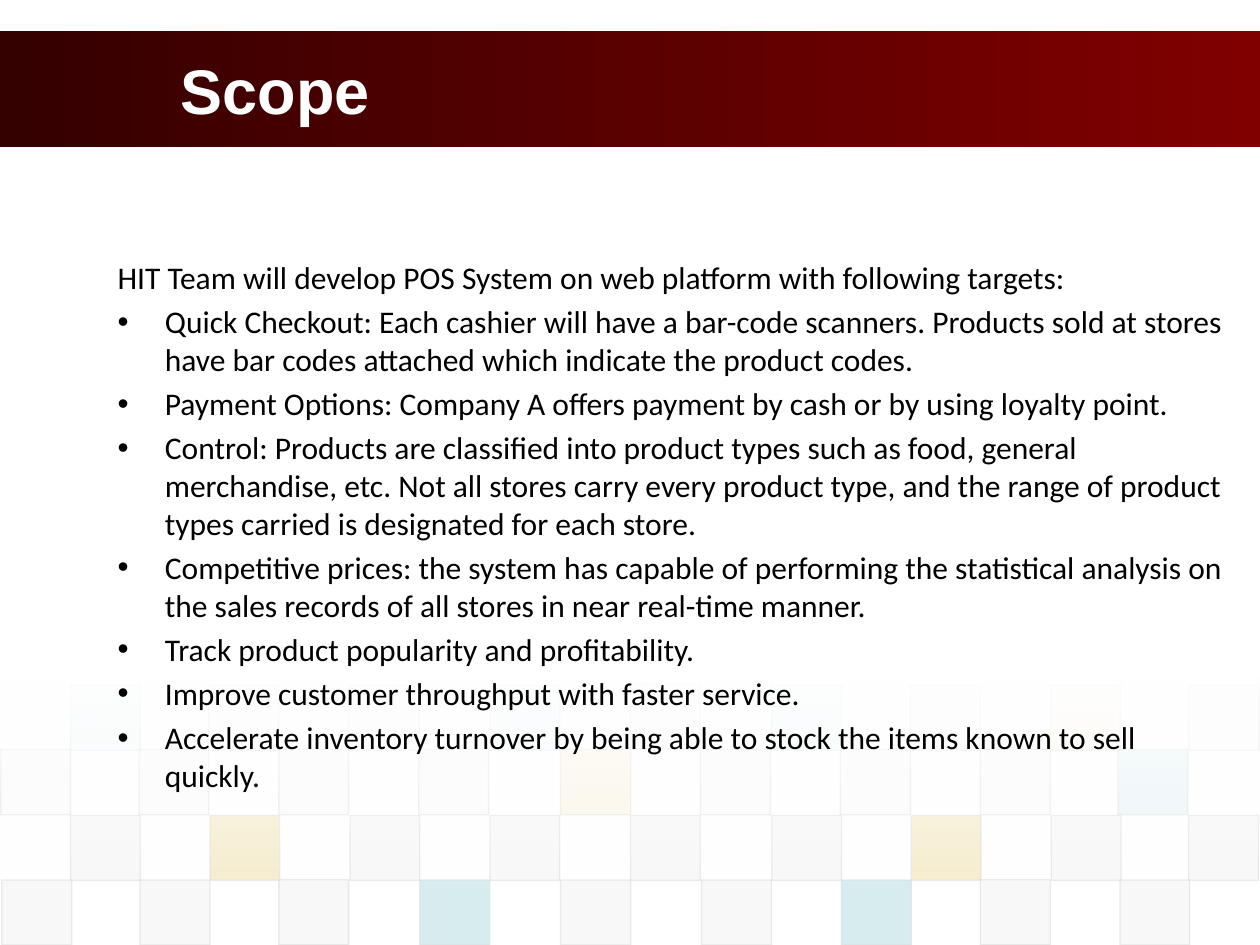
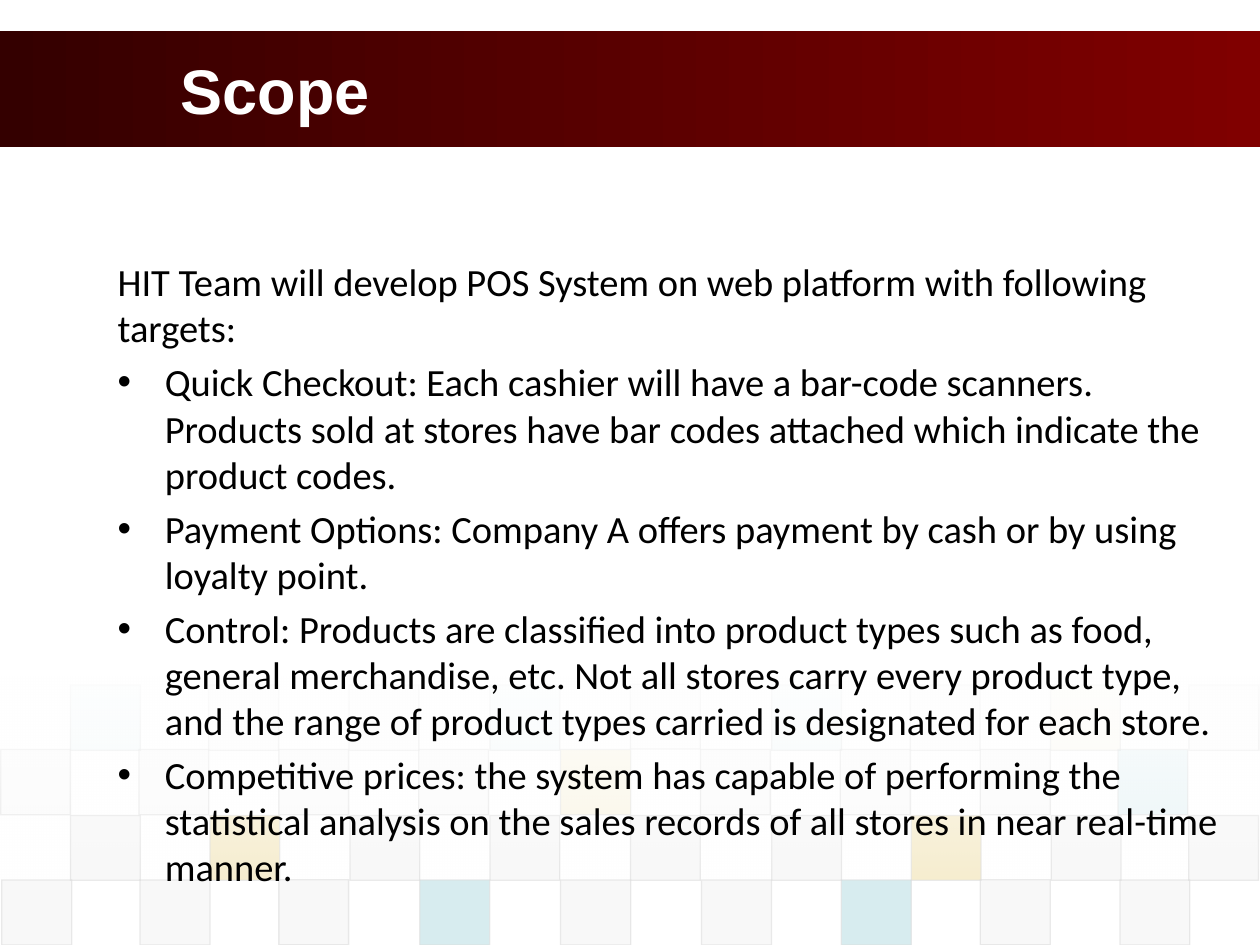
Before and after one commit to vucongthuc/hit-team-2012, a slide deck: slide 4 of Architect and Design/Final Project/K15T2_Team2_FinalProject/POS_Presentation/POS_PresentationSlide.pptx. Drawn at 1260x945 pixels with LibreOffice and Linux fonts; fonts in the diff are those of the drawing; background and template pictures are left out. Boxes give left, top, right and bottom in pixels: in the first picture for what was removed or moved away, otherwise in the second. Text is boxed around its words. In the diff, an @@ line names an element or a change of style, - is before the commit and + after.

```diff
--- a/Architect and Design/Final Project/K15T2_Team2_FinalProject/POS_Presentation/POS_PresentationSlide.pptx
+++ b/Architect and Design/Final Project/K15T2_Team2_FinalProject/POS_Presentation/POS_PresentationSlide.pptx
@@ text "HIT Team will develop POS ..." at [118, 269, 1217, 882]: size 18 to 22 pt @@
@@ text at [165, 639, 1135, 792]: paragraphs removed @@
-• Track product popularity and profitability.
-• Improve customer throughput with faster service.
-• Accelerate inventory turnover by being able to stock the items known to sell quickly.
```
Also in this commit, not shown: 1 other slide changed.
